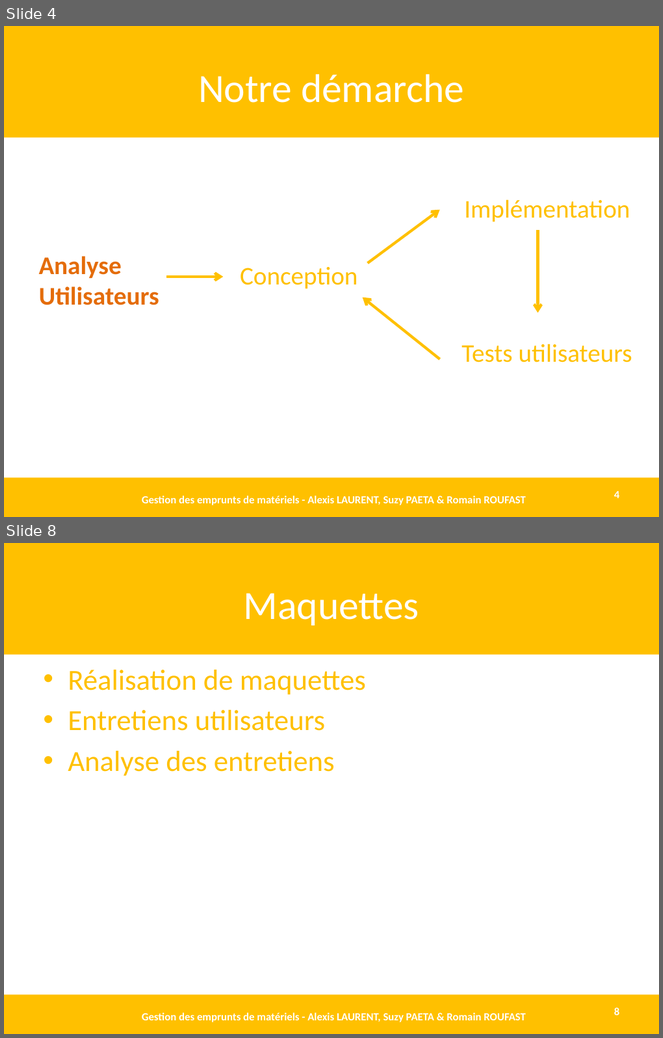
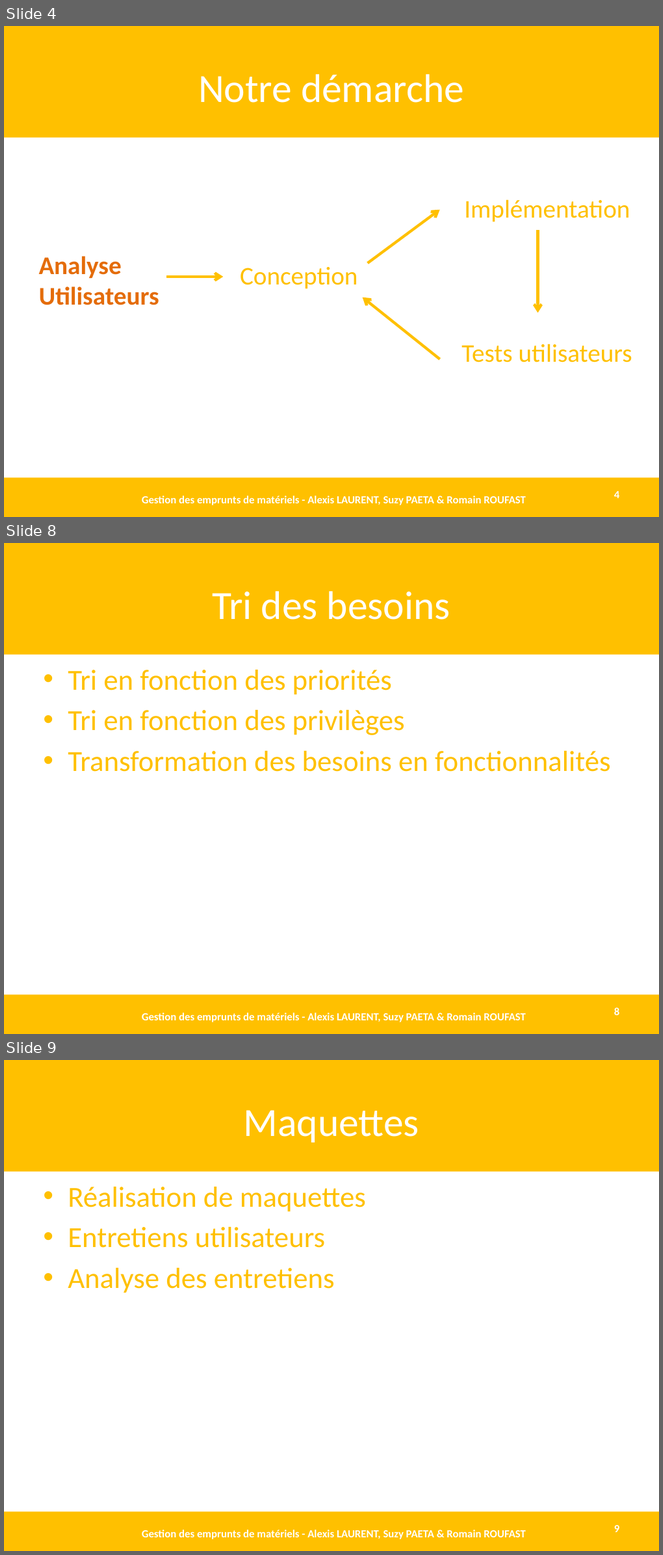
Before and after one commit to AlexisLaurent/Gestion_des_Emprunts, a slide deck: Livrables/D1.3 - DEF.pptx. Shown one above the other, each under a label of ours: slides 4 and 8 before the commit, slides 4, 8 and 9 after it; the slides between them are not shown. The pictures are 663x1038 and 663x1555 pixels, drawn with LibreOffice and Linux fonts; fonts in the diff are those of the drawing. Boxes give left, top, right and bottom in pixels: in the first picture for what was removed or moved away, otherwise in the second. Text is boxed around its words. In the diff, an @@ line names an element or a change of style, - is before the commit and + after.

```diff
--- a/Livrables/D1.3 - DEF.pptx
+++ b/Livrables/D1.3 - DEF.pptx
@@ slide 8 added at box(4, 543, 659, 1034), background #FFFFFF @@
@@ rectangle added at box(4, 543, 659, 654), fill #FFC000 @@
@@ title added at box(212, 591, 451, 620), 44 pt, text #FFFFFF @@
+Tri des besoins
@@ text added at box(68, 670, 611, 772), 32 pt, text #FFC000 @@
+• Tri en fonction des priorités
+• Tri en fonction des privilèges
+• Transformation des besoins en fonctionnalités
@@ rectangle added at box(4, 995, 659, 1034), fill #FFC000 @@
@@ page number added at box(614, 1008, 620, 1016), 12 pt, text #FFFFFF, bold @@
+8
@@ text added at box(142, 1013, 526, 1023), 12 pt, text #FFFFFF, bold @@
+Gestion des emprunts de matériels - Alexis LAURENT, Suzy PAETA & Romain ROUFAST
@@ what was slide 8 is now slide 9 @@
@@ page number at box(614, 1525, 620, 1533): text changed @@
-8
+9
```
Also in this commit, not shown: 6 slides changed, 6 other slides added, 3 other files.
